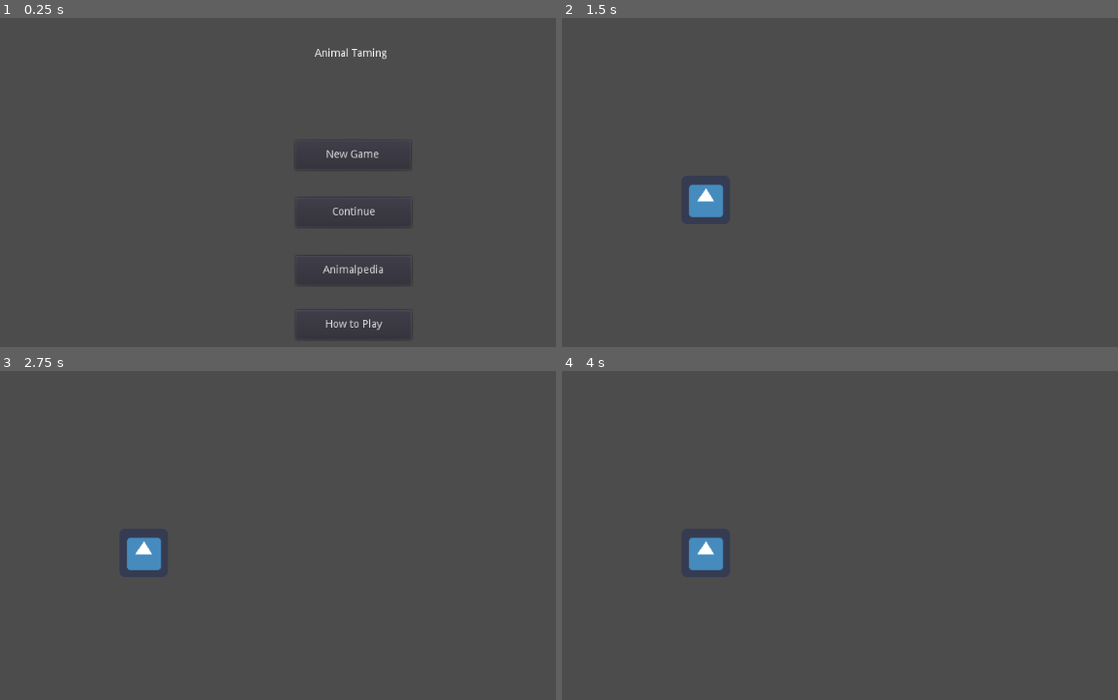
Above: before the commit, frames 1-4 (two rows, left to right).
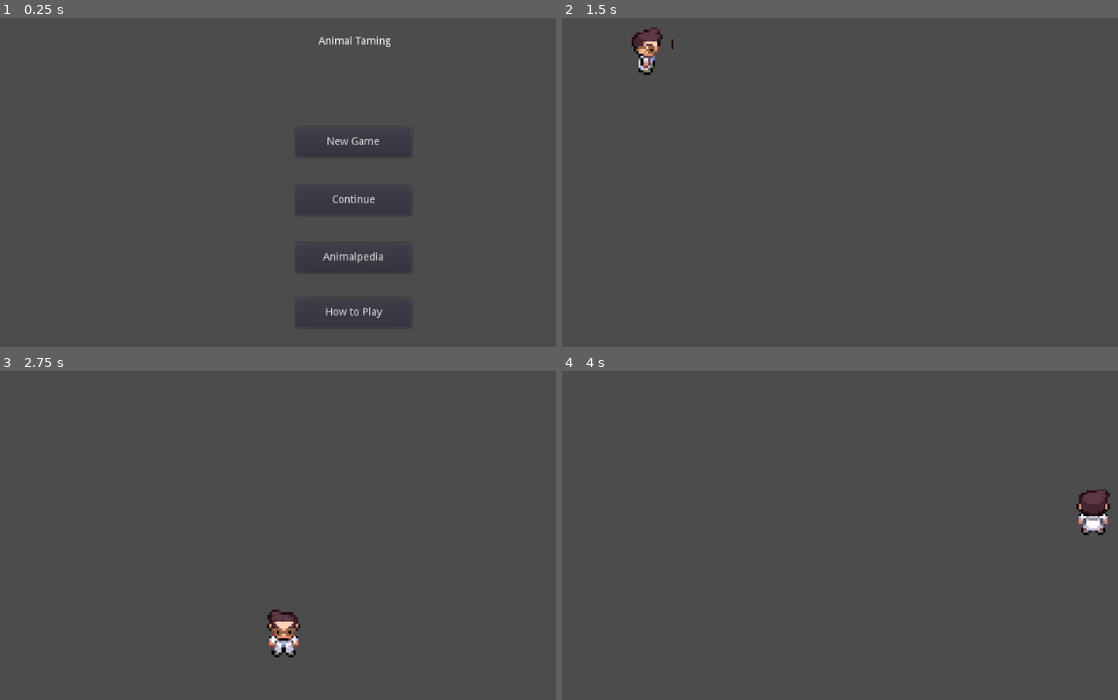
Above: after the commit, the same moments.

Repository: pocong1212/GithubAnimal
Game: Godot game, scene res://Screen/MainMenu_Screen/mainmenu.tscn
The game is run twice, just before and just after one commit, with the same random seed, the same clock (stepped at 60 frames per second) and the same inputs. The engine's default icon, where the game draws it, is replaced by a stand-in: a white triangle on a blue panel in a dark square.
Inputs:
- Up to frame 1 (0.25 s): no input
- Up to frame 2 (1.5 s): click "New Game" at 0.5 s; tap Enter at 1.25 s; hold Right (ui_right) from 1.28 s (still down)
- Up to frame 3 (2.75 s): release Right (ui_right) at 2.03 s; hold Down (ui_down) from 2.03 s (still down)
- Up to frame 4 (4 s): release Down (ui_down) at 2.78 s; hold Right (ui_right) 2.78-3.53 s; hold Up (ui_up) from 3.53 s (still down)

The runs differ from the first frame. In frame 1, 1.5% of the frame differs, in the area x 54-74%, y 5-98%; in frame 2, 1.1%; in frame 3, 1.2%; in frame 4, 1.2%.

Commit message:
update movement

Diff:
--- /dev/null
+++ b/Screen/Battle_Screen/Player.gd
@@ -0,0 +1,78 @@
+extends KinematicBody2D
+
+export var speed = 1.0
+export var tileSize = 2.0
+
+onready var sprite = $Sprite
+
+var initpos = Vector2()
+var dir = Vector2()
+var facing = "down"
+var counter = 0.0
+
+var moving = false
+
+func _ready():
+	initpos = position
+
+func _process(delta):
+
+	if not moving:
+		#set dir
+		set_dir()
+	elif dir != Vector2():
+		#move
+		move(delta)
+	else:
+		moving = false
+
+	if facing == "down":
+		sprite.frame = 1
+	elif facing == "up":
+		sprite.frame = 10
+	elif facing == "right":
+		sprite.frame = 4
+	elif facing == "left":
+		sprite.frame = 7
+
+
+
+func set_dir(): #set moving
+	dir = get_dir()
+
+	if dir.x != 0 or dir.y != 0:
+
+		if dir.x > 0:
+			facing = "right"
+		elif dir.x < 0:
+			facing = "left"
+		elif dir.y > 0:
+			facing = "down"
+		else:
+			facing = "up"
+
+		moving = true
+		initpos = position
+
+func get_dir(): #user input
+
+	var x = 0
+	var y = 0
+
+	if dir.y == 0:
+		x = int(Input.is_action_pressed("ui_right"))- int(Input.is_action_pressed("ui_left"))
+	if dir.x == 0:
+		y = int(Input.is_action_pressed("ui_down")) - int(Input.is_action_pressed("ui_up"))
+
+	return Vector2(x , y)
+
+func move(delta): # move the player linearly
+
+	counter += delta + speed
+
+	if counter >= 1.0:
+		position = initpos + dir * tileSize
+		counter = 0.0
+		moving = false
+	else:
+		position = initpos + dir * tileSize * counter
--- /dev/null
+++ b/Screen/Battle_Screen/Player.tscn
@@ -0,0 +1,32 @@
+[gd_scene load_steps=4 format=2]
+
+[ext_resource path="res://Sprites/SpriteProfesor.png" type="Texture" id=1]
+[ext_resource path="res://Screen/Battle_Screen/Player.gd" type="Script" id=2]
+
+[sub_resource type="RectangleShape2D" id=1]
+extents = Vector2( 4.6174, 6.45351 )
+
+[node name="KinematicBody2D" type="KinematicBody2D"]
+script = ExtResource( 2 )
+__meta__ = {
+"_edit_group_": true,
+"_edit_vertical_guides_": [ 10.0 ]
+}
+tileSize = 3.0
+
+[node name="Sprite" type="Sprite" parent="."]
+position = Vector2( -0.835217, 5.7636 )
+scale = Vector2( 0.627532, 0.627532 )
+texture = ExtResource( 1 )
+centered = false
+vframes = 4
+hframes = 3
+frame = 1
+region_rect = Rect2( 20, 3, 16, 20 )
+region_filter_clip = true
+
+[node name="CollisionShape2D" type="CollisionShape2D" parent="."]
+position = Vector2( 5.15041, 13.7887 )
+shape = SubResource( 1 )
+
+[node name="AnimationPlayer" type="AnimationPlayer" parent="."]
--- a/Screen/Battle_Screen/battle.tscn
+++ b/Screen/Battle_Screen/battle.tscn
@@ -1,11 +1,15 @@
 [gd_scene load_steps=3 format=2]
 
 [ext_resource path="res://Screen/Battle_Screen/battle.gd" type="Script" id=1]
-[ext_resource path="res://icon.png" type="Texture" id=2]
+[ext_resource path="res://Screen/Battle_Screen/Player.tscn" type="PackedScene" id=2]
 
 [node name="Node2D" type="Node2D"]
 script = ExtResource( 1 )
 
-[node name="icon" type="Sprite" parent="."]
-position = Vector2( 235.936, 312.727 )
-texture = ExtResource( 2 )
+[node name="Player" parent="." instance=ExtResource( 2 )]
+position = Vector2( 10, 10 )
+
+[node name="Camera2D" type="Camera2D" parent="."]
+anchor_mode = 0
+current = true
+zoom = Vector2( 0.2, 0.2 )
--- a/Screen/MainMenu_Screen/mainmenu.tscn
+++ b/Screen/MainMenu_Screen/mainmenu.tscn
@@ -9,20 +9,20 @@
 }
 
 [node name="Label" type="Label" parent="."]
-margin_left = 462.454
-margin_top = 112.313
-margin_right = 557.454
-margin_bottom = 126.313
+margin_left = 467.454
+margin_top = 95.934
+margin_right = 562.454
+margin_bottom = 109.934
 text = "Animal Taming"
 __meta__ = {
 "_edit_use_anchors_": false
 }
 
 [node name="Button" type="Button" parent="."]
-margin_left = 436.003
-margin_top = 233.735
-margin_right = 589.003
-margin_bottom = 272.735
+margin_left = 437.003
+margin_top = 217.356
+margin_right = 590.003
+margin_bottom = 256.356
 text = "New Game"
 __meta__ = {
 "_edit_use_anchors_": false
@@ -30,9 +30,9 @@
 
 [node name="Button2" type="Button" parent="."]
 margin_left = 437.003
-margin_top = 310.062
+margin_top = 293.683
 margin_right = 590.003
-margin_bottom = 349.062
+margin_bottom = 332.683
 text = "Continue"
 __meta__ = {
 "_edit_use_anchors_": false
@@ -40,9 +40,9 @@
 
 [node name="Button3" type="Button" parent="."]
 margin_left = 437.003
-margin_top = 386.797
+margin_top = 370.418
 margin_right = 590.003
-margin_bottom = 425.797
+margin_bottom = 409.418
 text = "Animalpedia"
 __meta__ = {
 "_edit_use_anchors_": false
@@ -50,9 +50,9 @@
 
 [node name="Button4" type="Button" parent="."]
 margin_left = 437.003
-margin_top = 459.363
+margin_top = 442.984
 margin_right = 590.003
-margin_bottom = 498.363
+margin_bottom = 481.984
 text = "How to Play"
 __meta__ = {
 "_edit_use_anchors_": false
Binary file added: Sprites/SpriteProfesor.png
Not shown, added: Sprites/SpriteProfesor.png.import
